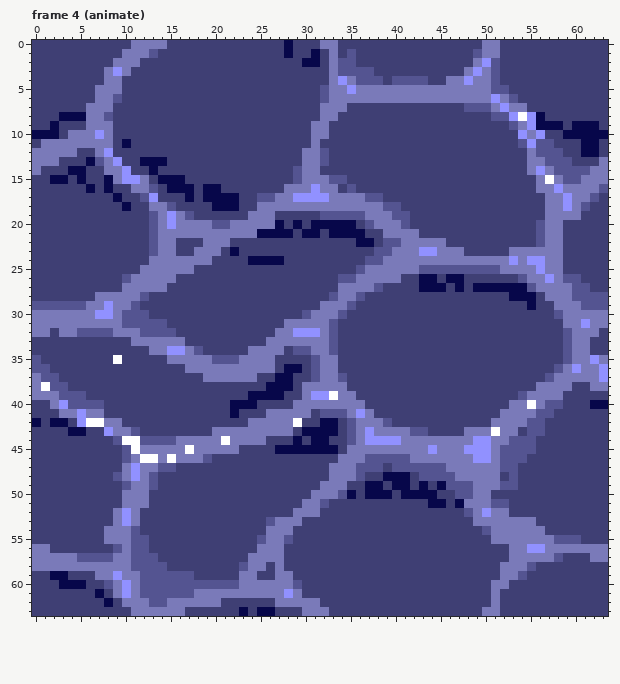
Pixel-art file, stored at art/waterTile.aseprite. The first picture shows the starting point.
64x64 pixels, 6 frames. Shown: frame 4 (animate).
Once edited:
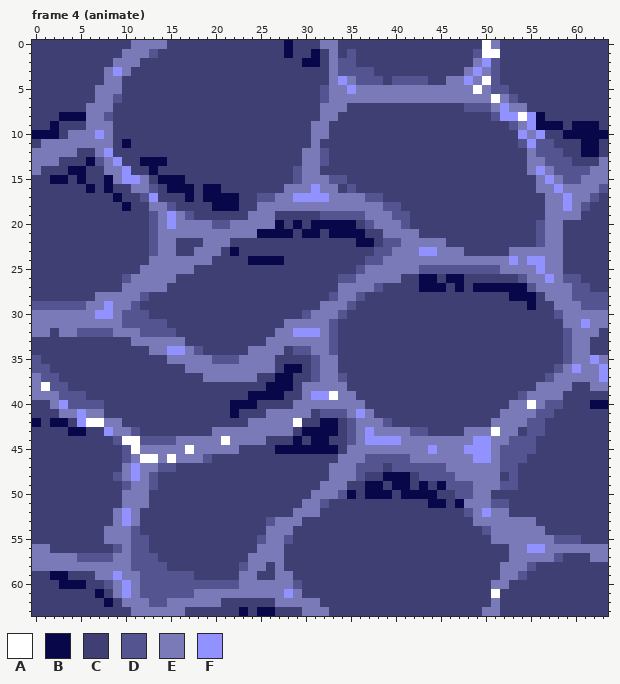
Palette (. is transparent): A #ffffff  B #07074a  C #3f3f74  D #545491  E #7a7ab9  F #9191ff
Changes in this commit:
Frame 4 (animate):
The edit turns colour E into colour A in row 0 at x 50; in row 1 at x 50 to 51; in row 4 at x 50; in row 5 at x 49; in row 61 at x 51.
The edit turns colour F into colour A in row 6 at x 51.
The edit turns colour A into colour C in row 35 at x 9.
The edit turns colour A into colour F in row 15 at x 57.
The edit turns colour D into colour F in row 8 at x 52.
